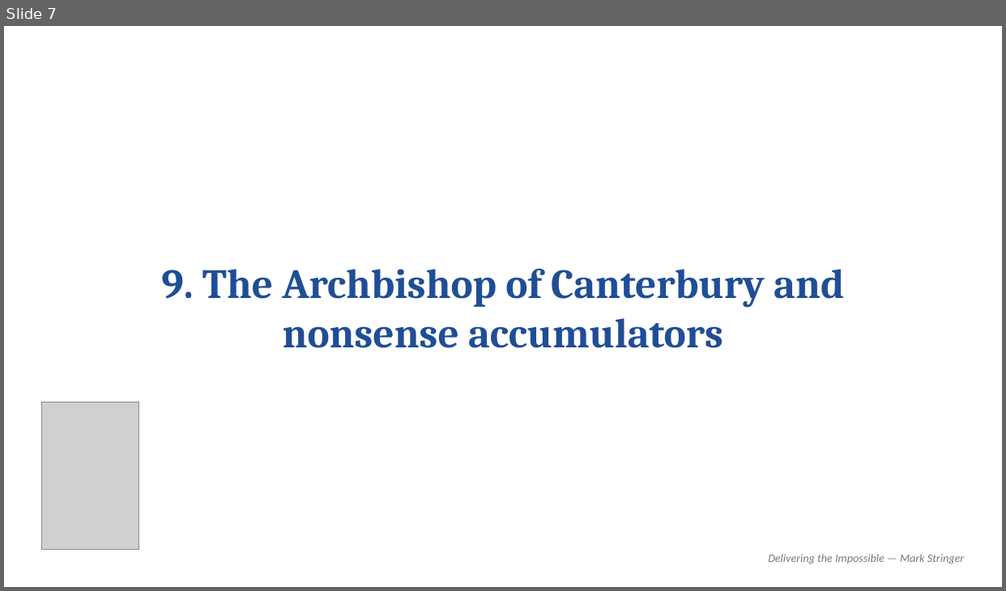
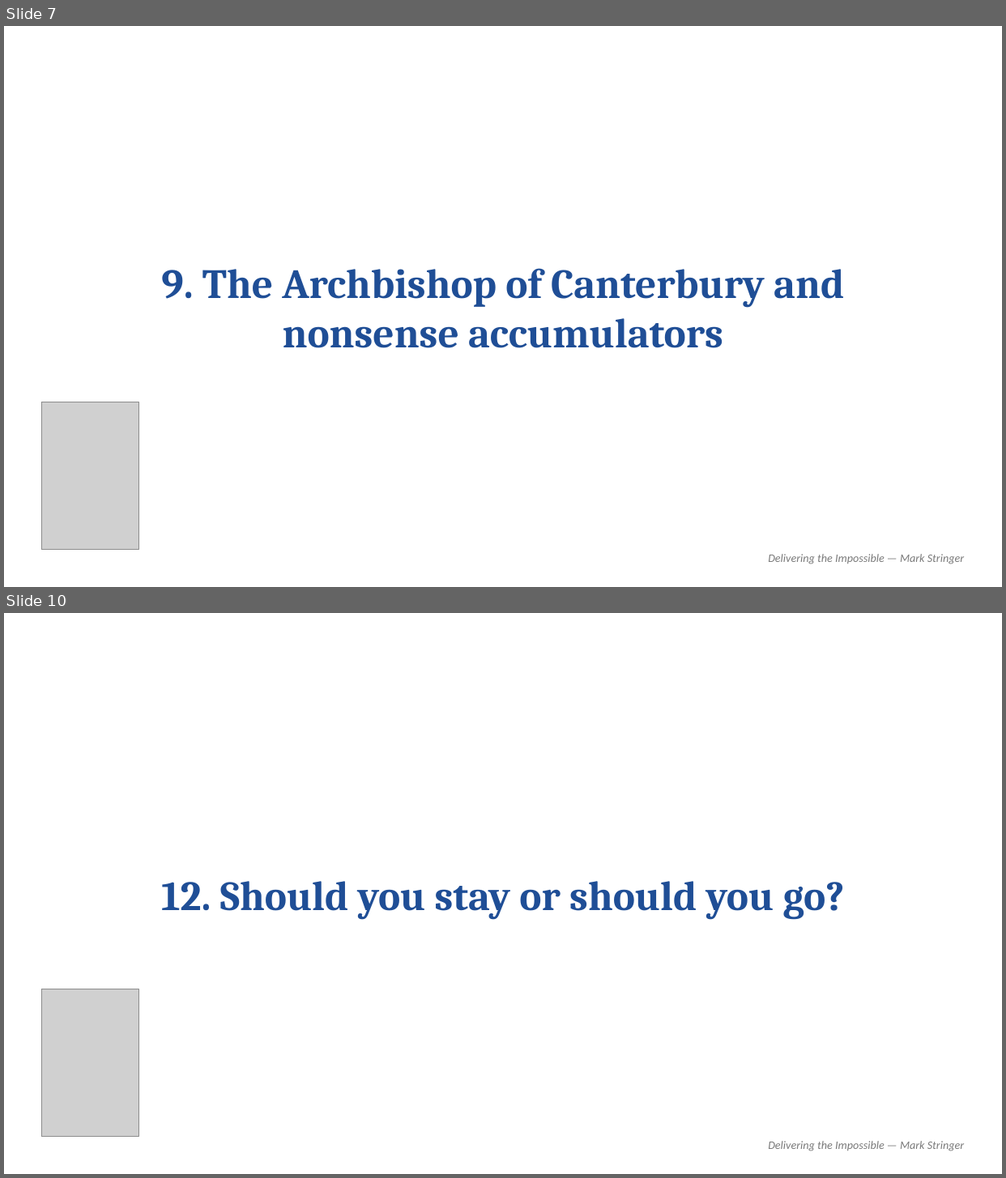
Before and after one commit to MarkStringer/MarketingControlPlane, a slide deck: templates/book-cover-slide-template.pptx. Shown one above the other, each under a label of ours: slide 7 before the commit, slides 7 and 10 after it; the slides between them are not shown. The pictures are 1006x591 and 1006x1178 pixels, drawn with LibreOffice and Linux fonts; fonts in the diff are those of the drawing; grey boxes stand for pictures. Boxes give left, top, right and bottom in pixels: in the first picture for what was removed or moved away, otherwise in the second. Text is boxed around its words. In the diff, an @@ line names an element or a change of style, - is before the commit and + after.

```diff
--- a/templates/book-cover-slide-template.pptx
+++ b/templates/book-cover-slide-template.pptx
@@ slide 10 added at (x1=4, y1=613, x2=1002, y2=1174), background #FFFFFF @@
@@ text added at (x1=161, y1=881, x2=845, y2=919), 40 pt, text #1F4E96, bold @@
+12. Should you stay or should you go?
@@ picture added at (x1=41, y1=990, x2=138, y2=1137) @@
@@ text added at (x1=768, y1=1141, x2=964, y2=1152), 11 pt, text #7A7A7A, italic @@
+Delivering the Impossible — Mark Stringer
```
Also in this commit, not shown: 3 other slides added.
